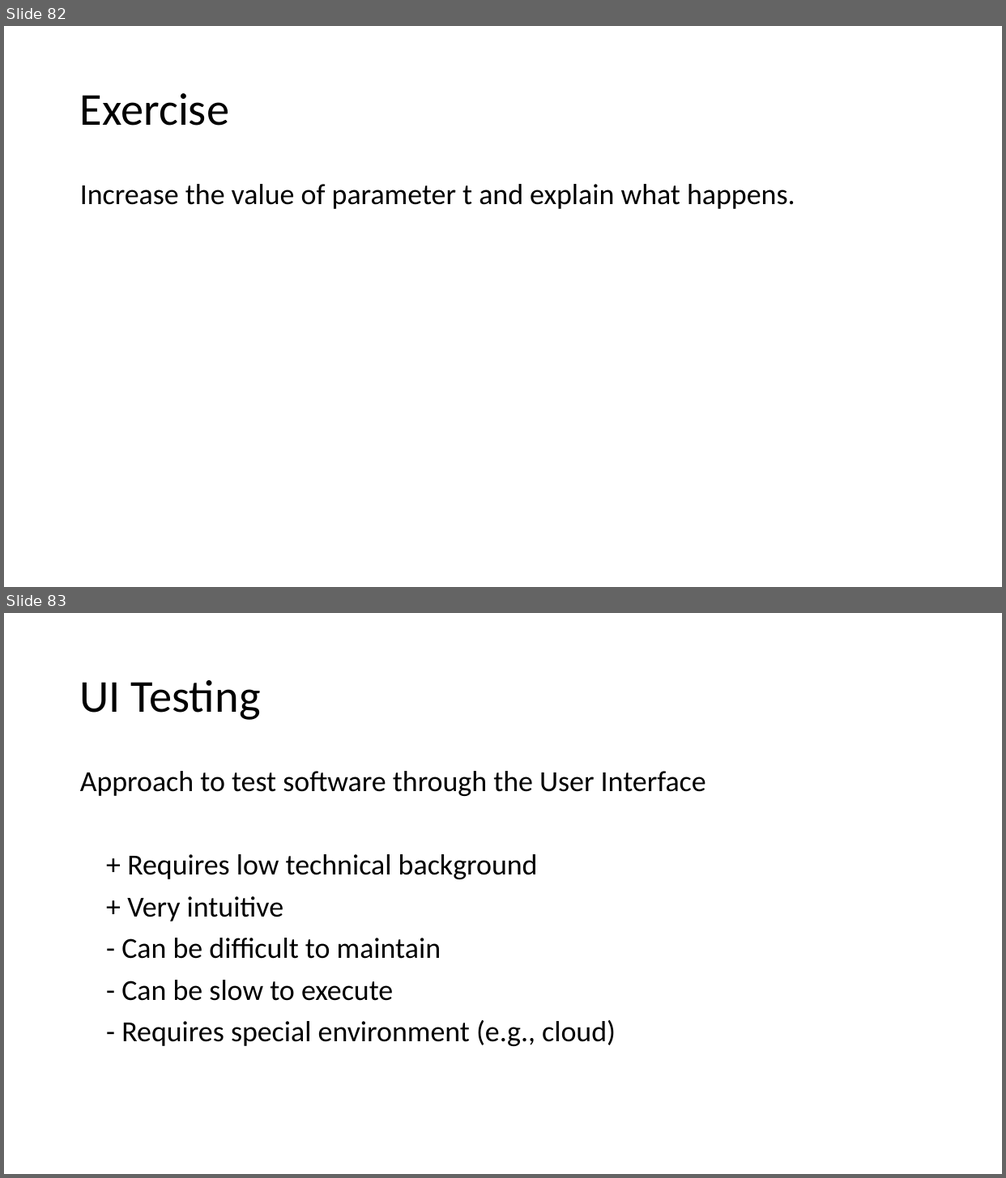
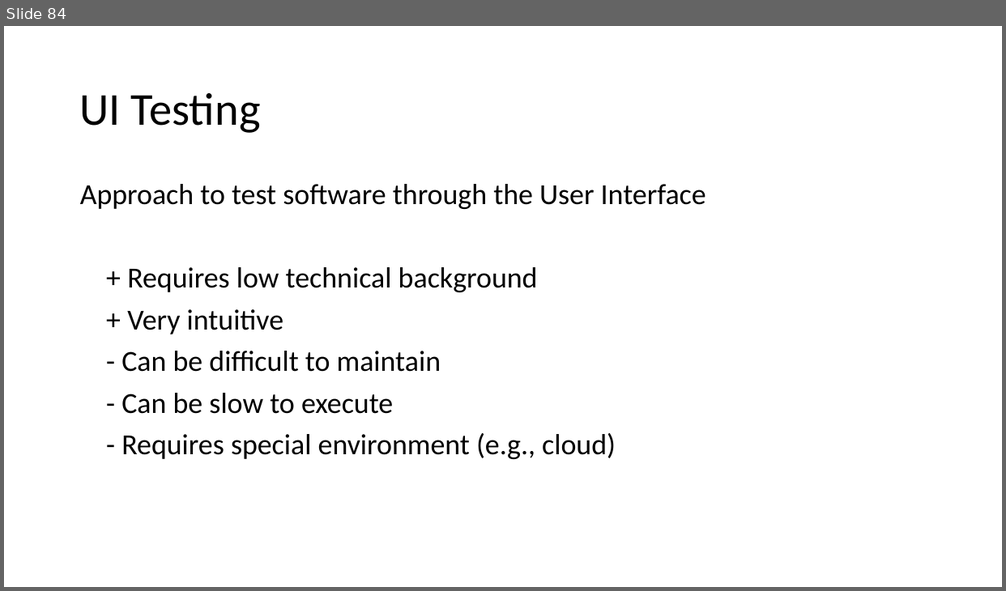
Before and after one commit to damorim/testing-cin-minicourse, a slide deck: testing-minicourse.pptx. Shown one above the other, each under a label of ours: slides 82 and 83 before the commit, slide 84 after it. The pictures are 1006x1178 and 1006x591 pixels, drawn with LibreOffice and Linux fonts; fonts in the diff are those of the drawing. Boxes give left, top, right and bottom in pixels: in the first picture for what was removed or moved away, otherwise in the second. Text is boxed around its words. In the diff, an @@ line names an element or a change of style, - is before the commit and + after.

```diff
--- a/testing-minicourse.pptx
+++ b/testing-minicourse.pptx
@@ slide 82 removed at box(4, 26, 1002, 587), background #FFFFFF @@
@@ text removed at box(80, 93, 229, 126) @@
-Exercise
@@ text removed at box(80, 184, 795, 209) @@
-Increase the value of parameter t and explain what happens.
@@ what was slide 83 is now slide 84 @@
```
Also in this commit, not shown: 5 slides changed, 3 slides added, 1 other file.
